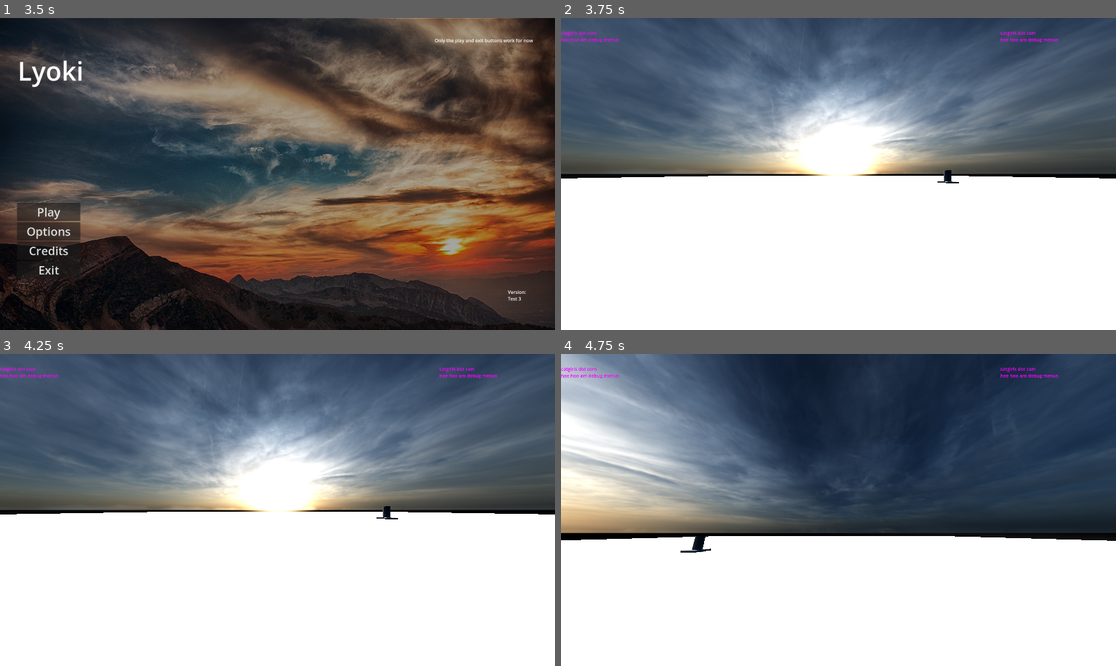
Above: before the commit, frames 1-4 (two rows, left to right).
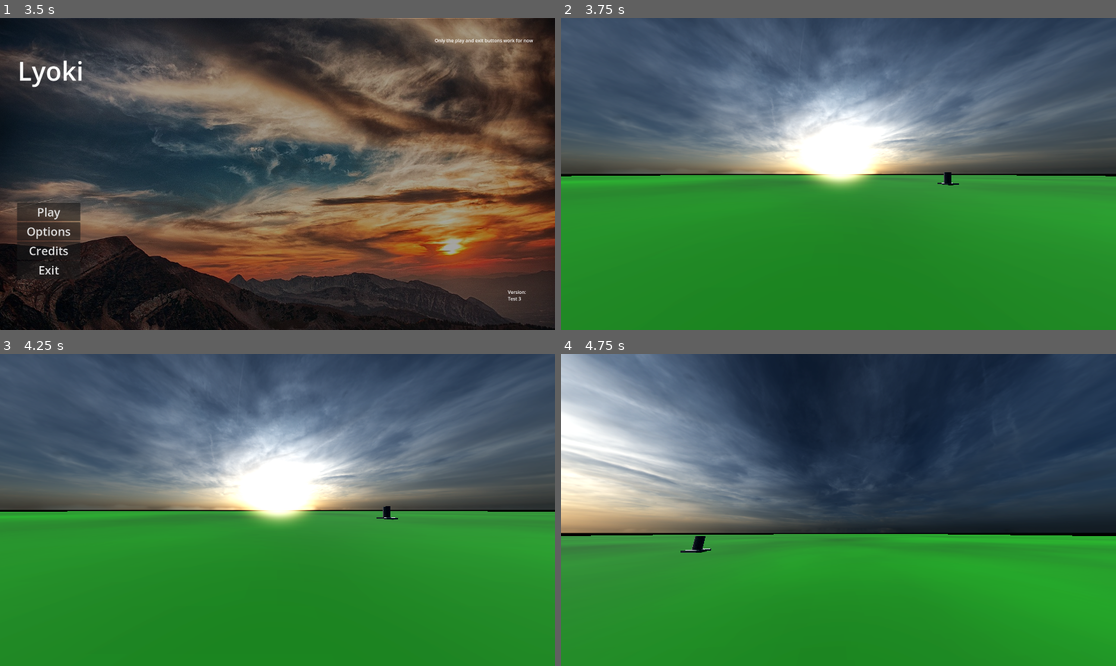
Above: after the commit, the same moments.

Repository: Maculos/lyoki
Game: Godot game, scene res://scenes/introLogo/intro_logo.tscn
Two runs of this game, one before a commit and one after it. Both use one fixed random seed, a clock stepped at 60 frames per second and the inputs below.
Inputs (mouse positions are in pixels of both pictures, inside the frame that each line leads up to):
- Up to frame 1 (3.5 s): move the mouse to (399, 158) at 0.52 s; hold D (input_right) 0.53-1.28 s; tap S (input_bkwd) at 0.6, 2.1 s; tap Space (input_jump) at 0.77, 1.52, 3.02 s; move the mouse to (166, 189) at 1.27 s; hold A (input_left) 1.28-2.03 s; tap Shift (input_run) at 1.35, 2.85 s; move the mouse to (333, 105) at 2.02 s; hold D (input_right) 2.03-2.78 s; move the mouse to (249, 236) at 2.77 s; hold W (input_fwd) from 2.78 s (still down)
- Up to frame 2 (3.75 s): release W (input_fwd) at 3.5 s; click "Play" at 3.5 s
- Up to frame 3 (4.25 s): no input
- Up to frame 4 (4.75 s): tap Enter at 4.25 s; move the mouse to (877, 513) at 4.27 s; hold W (input_fwd) from 4.28 s (still down); tap S (input_bkwd) at 4.35 s; tap Space (input_jump) at 4.52 s

Frame 1 is identical in both runs. In frame 2, 50% of the frame differs, in the area x 0-100%, y 4-100%; in frame 3, 50%; in frame 4, 42%.
Error before the commit: Out of bounds get index '0' (on base: 'PackedStringArray') (res://components/debugMenu/debugOutput.gd:4)

Commit message:
It ain't much. It does look a bit better however

Diff:
--- a/components/debugMenu/debug.tscn
+++ /dev/null
@@ -1,29 +0,0 @@
-[gd_scene load_steps=2 format=3 uid="uid://c8wbl6dnharr"]
-
-[ext_resource type="Script" path="res://components/debugMenu/debugOutput.gd" id="1_f5wax"]
-
-[node name="debug" type="Node2D"]
-
-[node name="debugOutput" type="Control" parent="."]
-layout_mode = 3
-anchors_preset = 0
-offset_right = 1920.0
-offset_bottom = 540.0
-script = ExtResource("1_f5wax")
-
-[node name="leftText" type="RichTextLabel" parent="debugOutput"]
-layout_mode = 0
-offset_right = 400.0
-offset_bottom = 600.0
-theme_override_colors/default_color = Color(1, 0, 1, 1)
-text = "catgirls dot com
-hee hoo am debug menus"
-
-[node name="rightText" type="RichTextLabel" parent="debugOutput"]
-layout_mode = 0
-offset_left = 1520.0
-offset_right = 1920.0
-offset_bottom = 600.0
-theme_override_colors/default_color = Color(1, 0, 1, 1)
-text = "catgirls dot com
-hee hoo am debug menus"
--- a/components/debugMenu/debugOutput.gd
+++ /dev/null
@@ -1,21 +0,0 @@
-extends Control
-
-func _process(_delta):
-	$leftText.text = "
-	State:\n
-	FPS: " + str(Engine.get_frames_per_second()) + "\n
-	Player Coords:\n	" + str(get_parent().get_parent().get_parent().get_node("player").position) + "\n
-	GPU Driver:	" + OS.get_video_adapter_driver_info()[0] + "\n
-	RAM:	" + str(OS.get_memory_info()["free"]/100000000) + "GB free of " + str(OS.get_memory_info()["physical"]/1000000000) + "GB total\n
-	meow
-	"
-
-	$rightText.text = "
-	Variables:\n
-	Walk Speed: " + str(get_parent().get_parent().get_parent().get_node("player").walk_speed) + "\n
-	Run Speed: " + str(get_parent().get_parent().get_parent().get_node("player").run_speed) + "\n
-	Sensitivity: " + str(get_parent().get_parent().get_parent().get_node("player").sensitivity) + "\n
-	Jump Velocity: " + str(get_parent().get_parent().get_parent().get_node("player").jump_velocity) + "\n
-	meow\n
-	meow
-	"
--- a/components/player/player.gd
+++ b/components/player/player.gd
@@ -20,14 +20,6 @@
 	"camera": $head/camera,
 	"cameraBobbing": $head/camera/cameraBobbing
 }
-
-func _ready():
-	#Show debug info when enabled or debug build
-	if(OS.is_debug_build() or debugEnabled):
-		var scene = preload("res://components/debugMenu/debug.tscn")
-		var instance = scene.instantiate()
-		instance.position = Vector2(-960,-500)
-		add_child(instance)
 
 func _process(delta):
 	if Input.is_action_pressed("input_run"):
--- a/scenes/lyoki.tscn
+++ b/scenes/lyoki.tscn
@@ -17,7 +17,27 @@
 tonemap_mode = 2
 glow_enabled = true
 
-[sub_resource type="StandardMaterial3D" id="StandardMaterial3D_dmh5x"]
+[sub_resource type="Gradient" id="Gradient_1cvil"]
+colors = PackedColorArray(3.36915e-06, 0.467412, 0, 1, 1.44392e-05, 0.847765, 1.15514e-06, 1)
+
+[sub_resource type="FastNoiseLite" id="FastNoiseLite_iuft1"]
+
+[sub_resource type="NoiseTexture2D" id="NoiseTexture2D_21xpm"]
+width = 800
+height = 800
+color_ramp = SubResource("Gradient_1cvil")
+noise = SubResource("FastNoiseLite_iuft1")
+
+[sub_resource type="StandardMaterial3D" id="StandardMaterial3D_xbl7n"]
+albedo_color = Color(0, 0.517647, 0, 1)
+albedo_texture = SubResource("NoiseTexture2D_21xpm")
+
+[sub_resource type="PlaneMesh" id="PlaneMesh_w6yqc"]
+material = SubResource("StandardMaterial3D_xbl7n")
+size = Vector2(500, 500)
+
+[sub_resource type="BoxShape3D" id="BoxShape3D_lrnkv"]
+size = Vector3(500, 0.1, 500)
 
 [node name="Lyoki" type="Node"]
 script = ExtResource("1_54j0d")
@@ -38,18 +58,21 @@
 jump_velocity = 6
 hasResource = true
 
-[node name="geometry" type="Node3D" parent="Scene"]
+[node name="Geometry" type="Node3D" parent="Scene"]
 
-[node name="CSGBox3D1" type="CSGBox3D" parent="Scene/geometry"]
-transform = Transform3D(10, 0, 0, 0, 1, 0, 0, 0, 10, 0, 0, 0)
-use_collision = true
-size = Vector3(20, 1, 20)
-material = SubResource("StandardMaterial3D_dmh5x")
+[node name="Ground" type="StaticBody3D" parent="Scene/Geometry"]
+
+[node name="MeshInstance3D" type="MeshInstance3D" parent="Scene/Geometry/Ground"]
+mesh = SubResource("PlaneMesh_w6yqc")
+skeleton = NodePath("../..")
+
+[node name="CollisionShape3D" type="CollisionShape3D" parent="Scene/Geometry/Ground"]
+shape = SubResource("BoxShape3D_lrnkv")
 
 [node name="Interactive" type="Node3D" parent="Scene"]
 
 [node name="ResourceHolder" parent="Scene/Interactive" instance=ExtResource("6_bd2rf")]
-transform = Transform3D(1, 0, 0, 0, 1, 0, 0, 0, 1, -20, 0.75, 20)
+transform = Transform3D(1, 0, 0, 0, 1, 0, 0, 0, 1, -20, 0.1, 20)
 hasResource = true
 
 [connection signal="pause" from="." to="Scene/player" method="_pause"]
Not shown: 1 places in scenes/lyoki.tscn that only renumber resources
Not shown, changed: .gitignore
